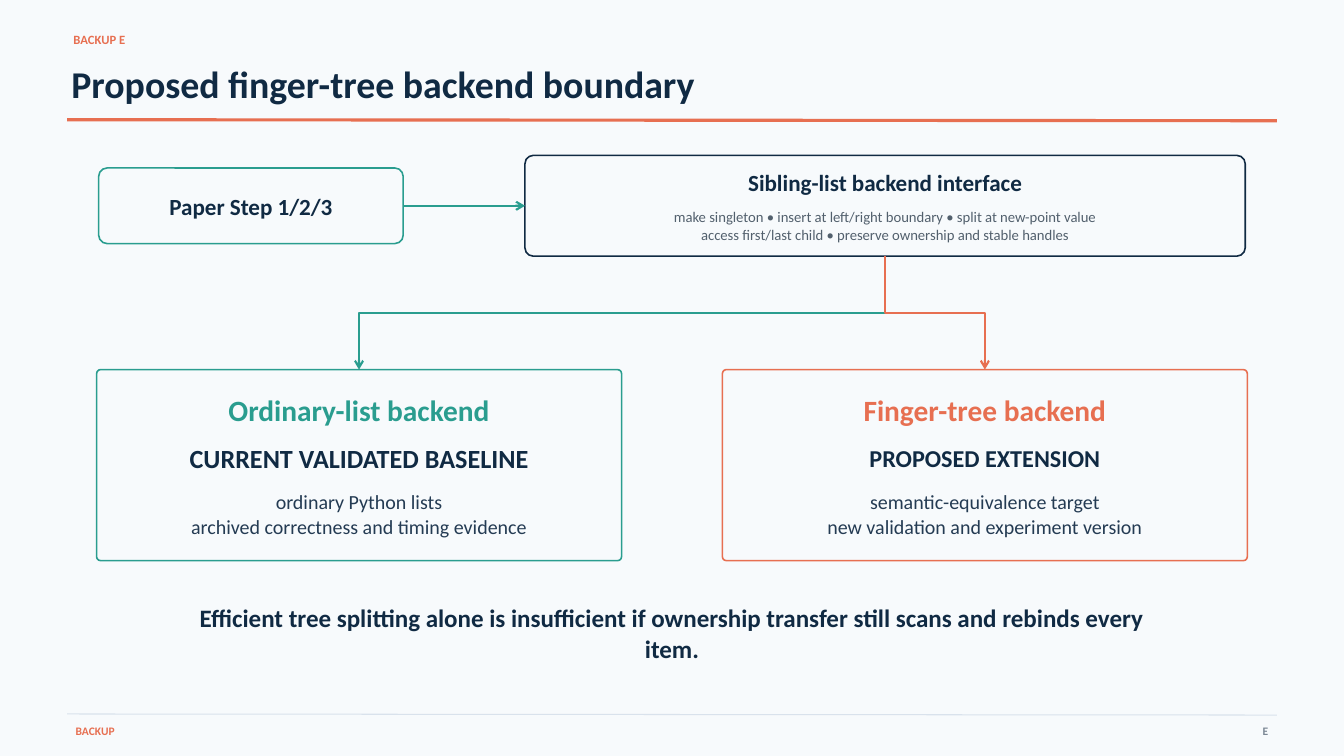
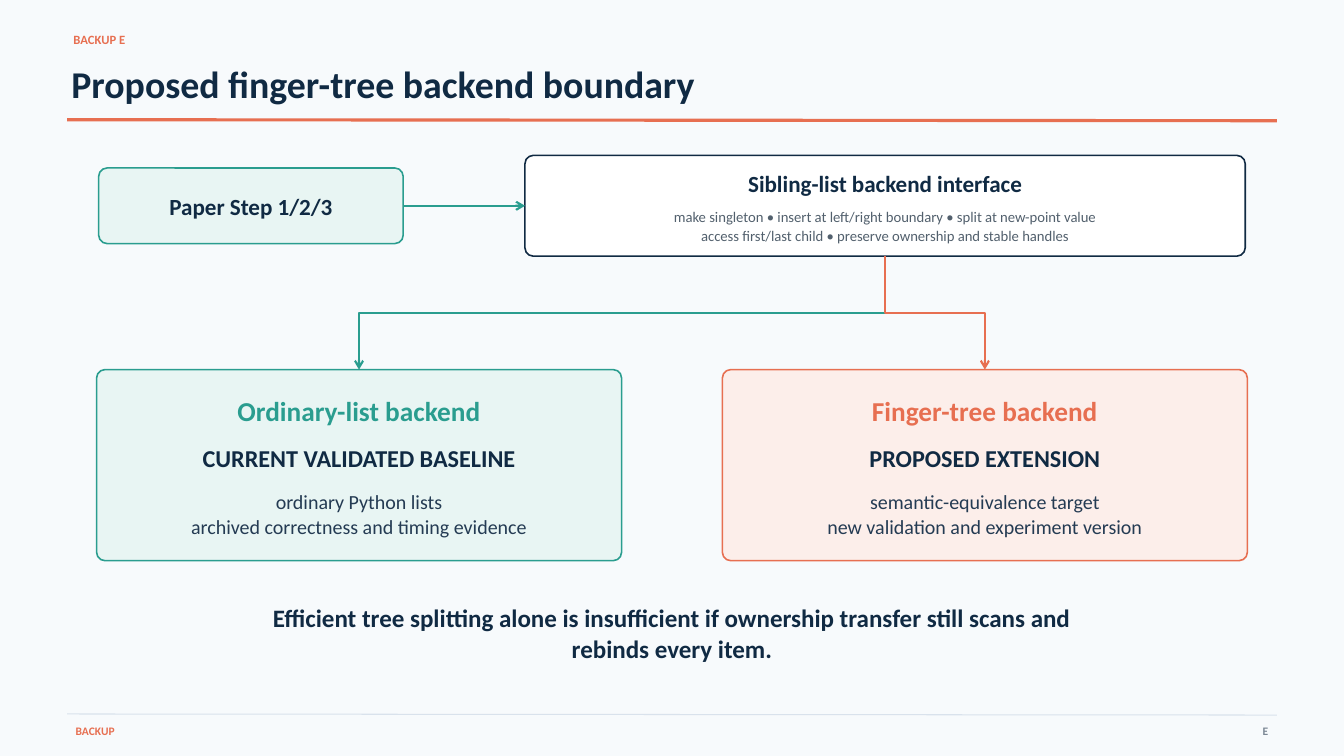
Before and after one commit to YixueWang983/jordan-sorting, a slide deck: slide 21 of presentations/progress_report/Jordan_Sorting_Progress_Report.pptx. Drawn at 1344x756 pixels with LibreOffice and Linux fonts; fonts in the diff are those of the drawing. Boxes give left, top, right and bottom in pixels: in the first picture for what was removed or moved away, otherwise in the second. Text is boxed around its words. In the diff, an @@ line names an element or a change of style, - is before the commit and + after.

```diff
--- a/presentations/progress_report/Jordan_Sorting_Progress_Report.pptx
+++ b/presentations/progress_report/Jordan_Sorting_Progress_Report.pptx
@@ rounded rectangle at (99, 168, 403, 244): fill none to #E8F5F3 @@
@@ text "Paper Step 1/2/3" at (169, 198, 333, 219): line spacing 1 to 1.05 @@
@@ rounded rectangle at (97, 370, 622, 562): fill none to #E8F5F3; proportions changed @@
@@ text "Ordinary-list backend" at (237, 402, 480, 426): size 21 to 19.5 pt; vertical alignment top to middle @@
@@ rounded rectangle at (723, 370, 1248, 562): fill none to #FCEEEA; proportions changed @@
@@ text "Finger-tree backend" at (872, 402, 1097, 426): size 21 to 19.5 pt; vertical alignment top to middle @@
@@ text "CURRENT VALIDATED BASELINE" at (203, 451, 516, 467): size 18.8 to 17.2 pt @@
@@ text at (273, 609, 1070, 662): text changed @@
-Efficient tree splitting alone is insufficient if ownership transfer still scans and rebinds every item.
+Efficient tree splitting alone is insufficient if ownership transfer still scans and
+rebinds every item.
```
Also in this commit, not shown: 9 other slides changed, 5 other files.
